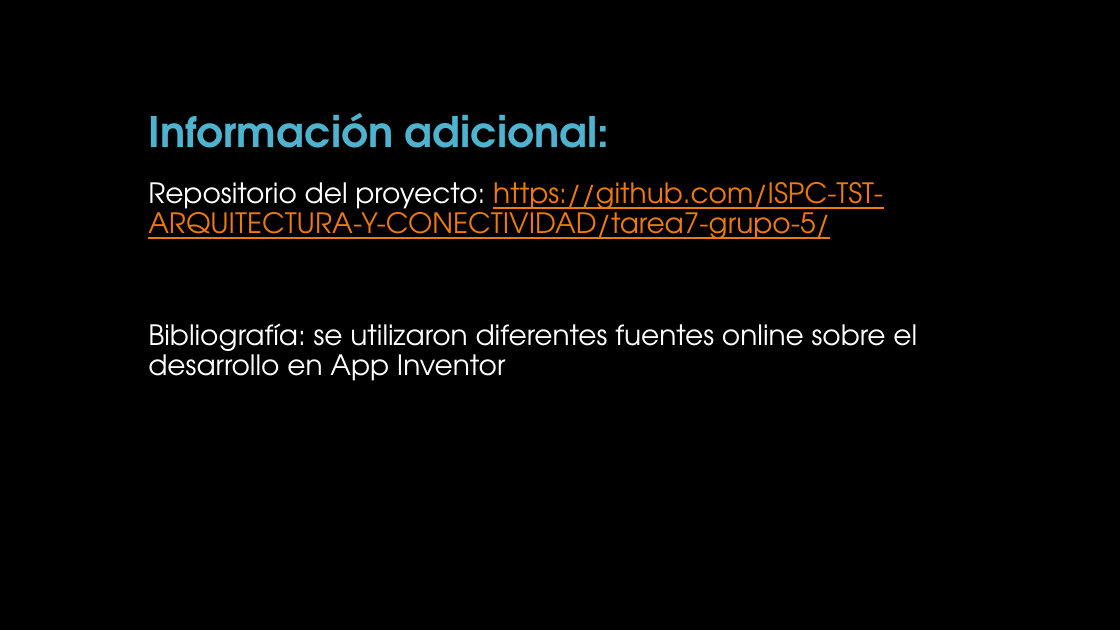
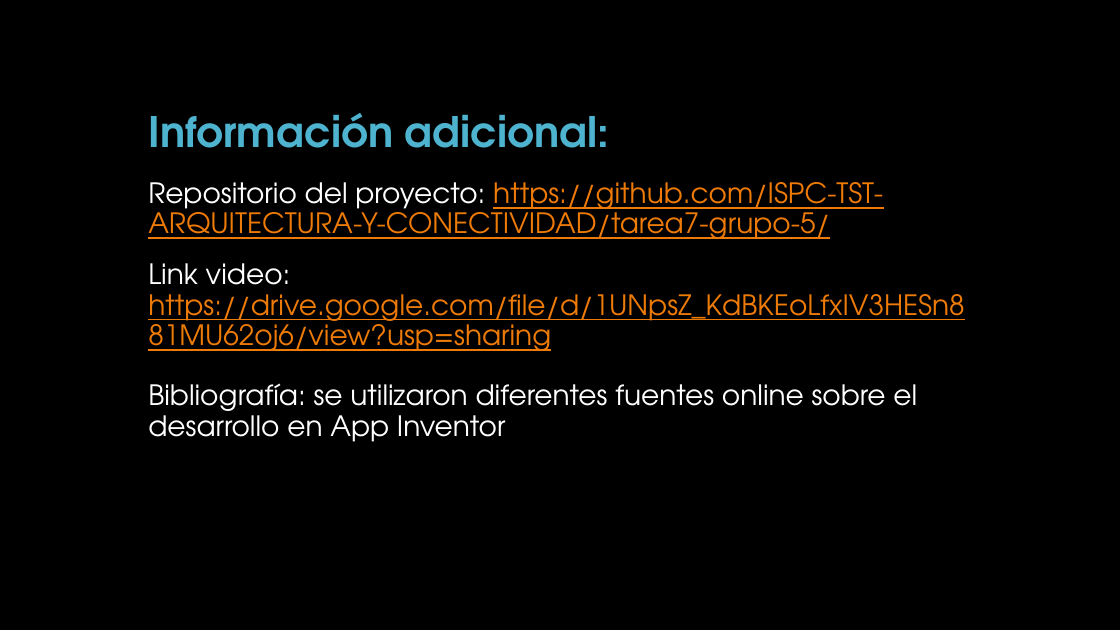
Before and after one commit to ISPC-TST-ARQUITECTURA-Y-CONECTIVIDAD/tarea7-grupo-5, a slide deck: slide 8 of Proyecto 1/Presentacion/Presentación-Proyecto-1-LED.pptx. Drawn at 1120x630 pixels with LibreOffice and Linux fonts; fonts in the diff are those of the drawing; background and template pictures are left out. Boxes give left, top, right and bottom in pixels: in the first picture for what was removed or moved away, otherwise in the second. Text is boxed around its words. In the diff, an @@ line names an element or a change of style, - is before the commit and + after.

Commit message:
Add files via upload
Se agrega Link al ppt

```diff
--- a/Proyecto 1/Presentacion/Presentación-Proyecto-1-LED.pptx
+++ b/Proyecto 1/Presentacion/Presentación-Proyecto-1-LED.pptx
@@ text at bbox=[148, 263, 964, 442]: text changed @@
-Bibliografía: se utilizaron diferentes fuentes online sobre el desarrollo en App Inventor
+Link video: https://drive.google.com/file/d/1UNpsZ_KdBKEoLfxIV3HESn881MU62oj6/view?usp=sharing
+Bibliografía: se utilizaron diferentes fuentes online sobre el desarrollo en App Inventor
```
